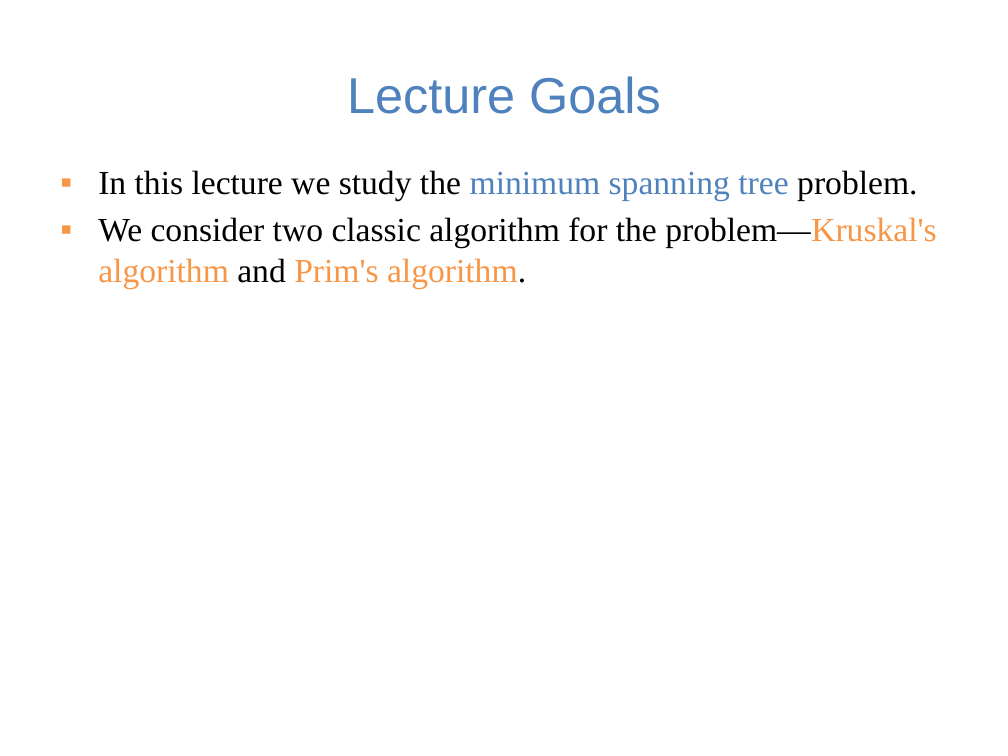
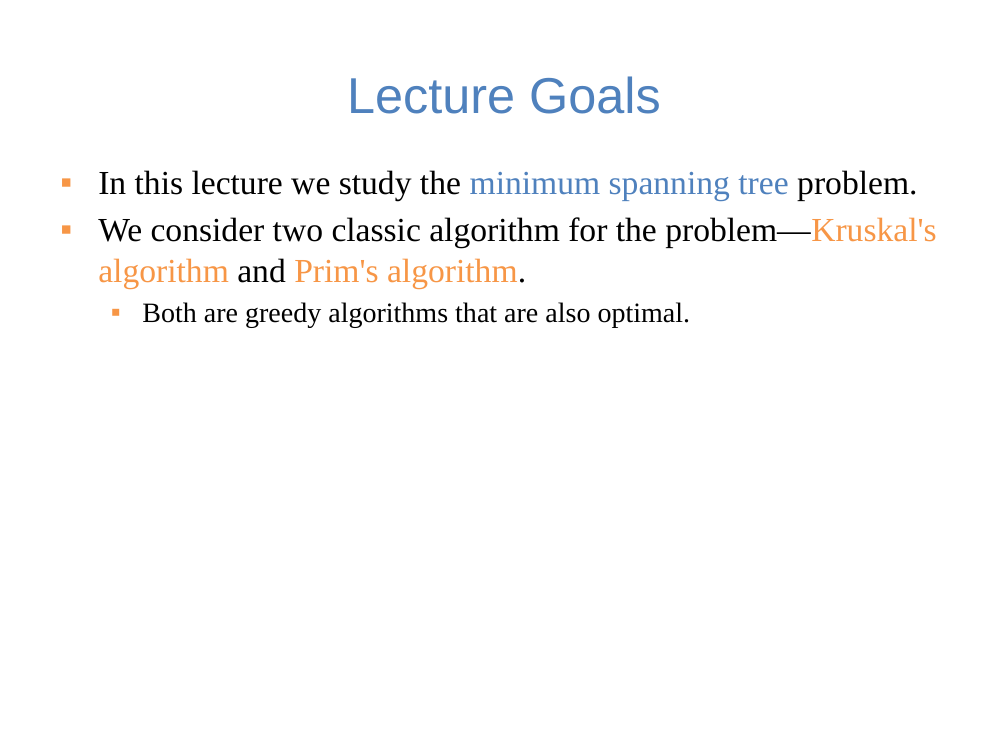
Before and after one commit to guhofstra/CSC111Fa25, a slide deck: slide 2 of PPTs/Lecture 12-minimum spanning trees.pptx. Drawn at 1008x756 pixels with LibreOffice and Linux fonts; fonts in the diff are those of the drawing. Boxes give left, top, right and bottom in pixels: in the first picture for what was removed or moved away, otherwise in the second. Text is boxed around its words. In the diff, an @@ line names an element or a change of style, - is before the commit and + after.

```diff
--- a/PPTs/Lecture 12-minimum spanning trees.pptx
+++ b/PPTs/Lecture 12-minimum spanning trees.pptx
@@ text at bbox=[142, 302, 691, 328]: paragraph added @@
+  ▪ Both are greedy algorithms that are also optimal.
```
Also in this commit, not shown: 2 other slides changed, 5 other files.
